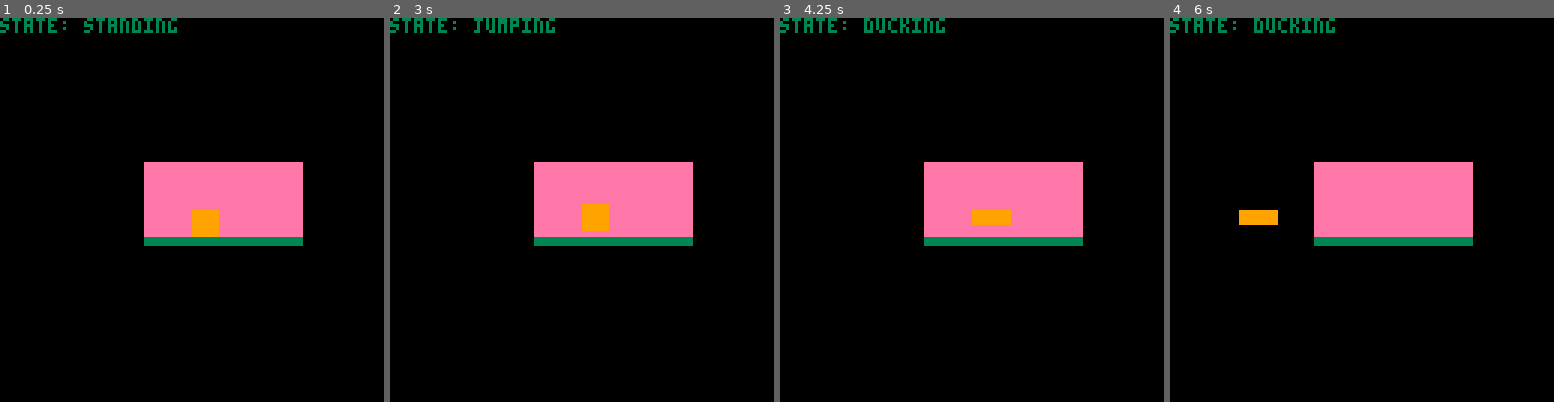
Above: before the commit, frames 1-4 (left to right).
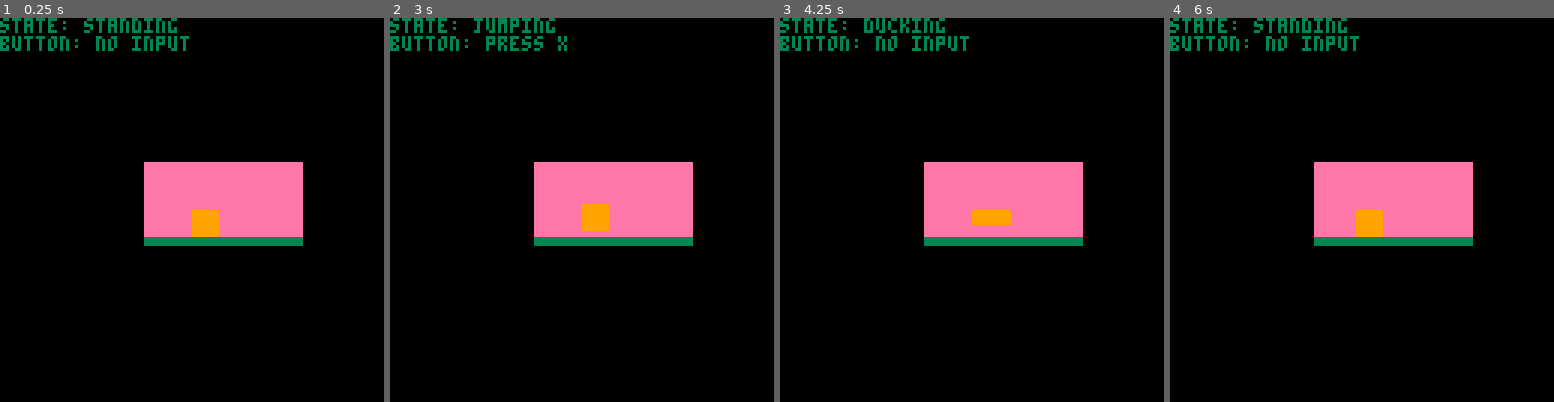
Above: after the commit, the same moments.

Repository: domKirs/statemachine
Game: PICO-8 cartridge statemachine.p8
Same seed, same stepped clock (60 frames per second), same inputs: the game is played once before the commit and once after it.
Inputs:
- Up to frame 1 (0.25 s): no input
- Up to frame 2 (3 s): tap X (X key) at 0.33, 1.07, 1.85, 2.97 s; tap O (Z key) at 0.7, 1.7, 2.1, 2.5, 2.9 s; hold Right 1.6-2.1 s; hold Up 2.15-2.42 s; hold Right from 2.47 s (still down)
- Up to frame 3 (4.25 s): release Right at 3.03 s; hold Left 3.08-3.58 s; tap O (Z key) at 3.3, 3.7, 4.1 s; hold Down 3.63-3.97 s; hold Right from 4.02 s (still down); tap X (X key) at 4.08 s
- Up to frame 4 (6 s): tap O (Z key) every 0.4 s from 4.5 to 5.7 s; release Right at 4.68 s; hold Up 4.73-5.03 s; hold Left 5.08-5.68 s; tap X (X key) at 5.2 s; hold Down from 5.73 s (still down)

The runs differ from the first frame. In frame 1, 0.8% of the frame differs, in the area x 0-50%, y 4-9%; in frame 2, 0.7%; in frame 3, 0.8%; in frame 4, 2.0%, in the area x 0-56%, y 0-58%.

Commit message:
Update statemachine.p8

Diff:
--- a/statemachine.p8
+++ b/statemachine.p8
@@ -54,7 +54,11 @@
 end
 
 function Running_State:handle_input(heroine, input)
-    if input == PRESS_LEFT then
+    if input == PRESS_X then
+        heroine.state = Heroine_States.jumping_state
+        heroine.state:enter()
+        return
+    elseif input == PRESS_LEFT then
         self.is_running = true
     elseif input == NO_INPUT then
         self.is_running = false
@@ -224,17 +228,23 @@
     heroine = Heroine:new(64, 64)
 end
 
+local button = "no input"
+
 function _update60()
     if btn(PRESS_LEFT) then
+        button = "press left"
         heroine:handle_input(PRESS_LEFT)
     elseif btn(PRESS_UP) then
         heroine:handle_input(PRESS_UP)
     elseif btn(PRESS_DOWN) then
         heroine:handle_input(PRESS_DOWN)
-    elseif btn(PRESS_X) then
+    else
+        button = "no input"
+        heroine:handle_input(NO_INPUT)
+    end
+    if btn(PRESS_X) then
+        button = "press x"
         heroine:handle_input(PRESS_X)
-    else
-        heroine:handle_input(NO_INPUT)
     end
 
     heroine:update()
@@ -246,6 +256,7 @@
     heroine:draw()
     rectfill(48, 73, 100, 75, 3)
     print("state: " .. heroine.state.state)
+    print("button: " .. button)
 end
 
 
